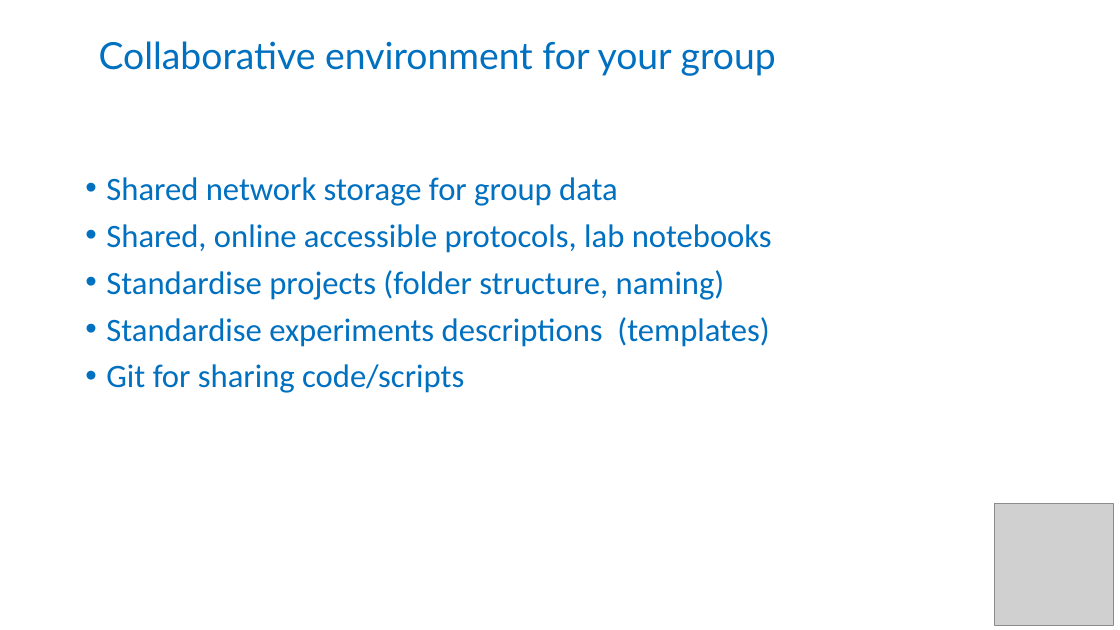
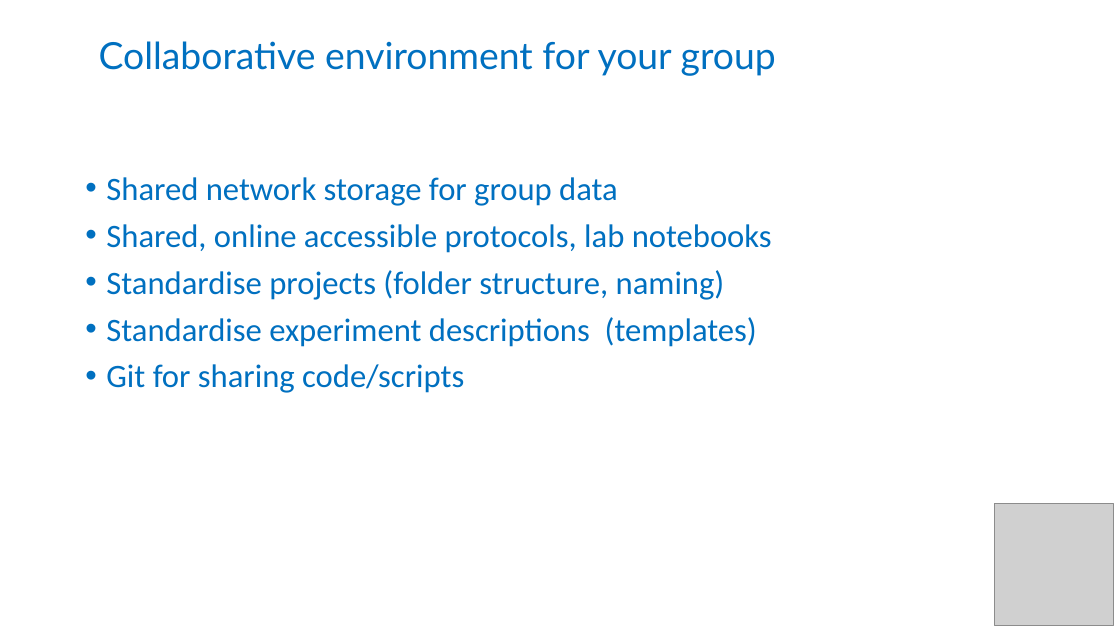
Before and after one commit to carpentries-incubator/fair-for-leaders, a slide deck: slide 3 of instructors/06-Wrapping_up.pptx. Drawn at 1120x630 pixels with LibreOffice and Linux fonts; fonts in the diff are those of the drawing; grey boxes stand for pictures. Boxes give left, top, right and bottom in pixels: in the first picture for what was removed or moved away, otherwise in the second. Text is boxed around its words. In the diff, an @@ line names an element or a change of style, - is before the commit and + after.

```diff
--- a/instructors/06-Wrapping_up.pptx
+++ b/instructors/06-Wrapping_up.pptx
@@ text at (106, 317, 757, 347): text changed @@
-• Standardise experiments descriptions (templates)
+• Standardise experiment descriptions (templates)
```
Also in this commit, not shown: 2 other slides changed, 4 other files.
